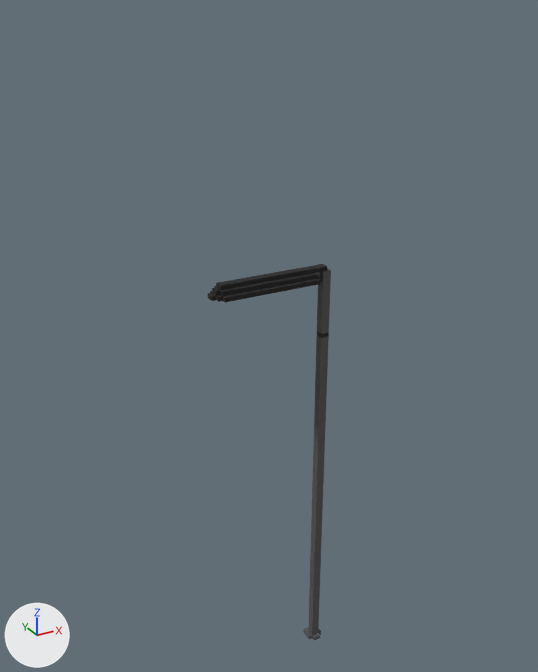
One commit to the glTF model public/buildings/accBase/lampOne.glb: the scene before it, then after it.
One viewpoint serves both versions: a 50 mm camera at (-4.37, -17.61, 16.39) aimed at (3.19, -3.85, 9.51). The axes (+X, +Y, +Z) are drawn at lower left. The lights are the same throughout. Where no turn or scale is listed for an object, it has been applied to the vertices. Vertices at the same position are counted once.

In view in the first picture: 'ObjObject'.
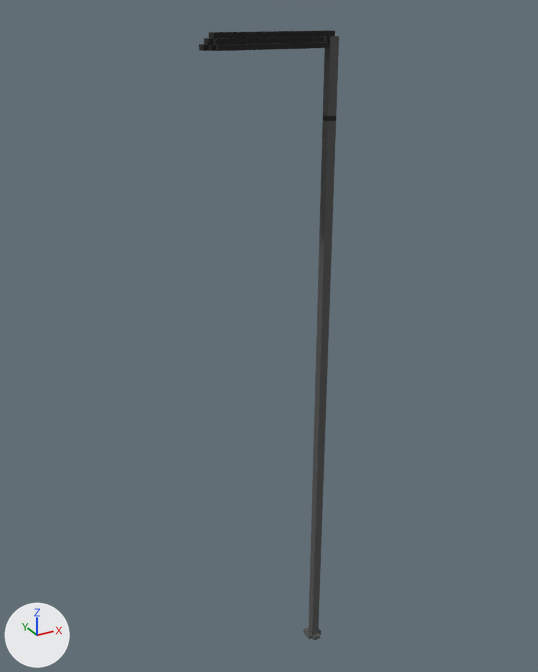
The change, as a diff of the scene's bpy script:
```diff
--- a/public/buildings/accBase/lampOne.glb.py
+++ b/public/buildings/accBase/lampOne.glb.py
@@ me_objobject @@
 me_objobject.from_pydata(...)  # 101 vertices, 206 faces; spans x 1.5..4.5, y -4.7..-4.1, z 0.4..11.2
 # used by ob_objobject; location = (0.0, 0.0, 0.0)
+# me_objobject part 1: all 80 vertices in x 1.5..4.4, y -4.7..-4.1, z 9.5..11.2 are moved by (0.0, 0.0, 4.8)
 me_objobject.materials.append(mat_palette)
```

Changed parts and their boxes [x1, y1, x2, y2] in the pictures (538 x 672 px; the box of a moved part takes in the faces that stretch with it):
'ObjObject', reshaped (14% wider, 62% taller): before [208, 264, 331, 640]; after [199, 30, 339, 640]
part 1 of me_objobject, moved or reshaped: before [208, 264, 331, 432]; after [199, 30, 339, 432]
